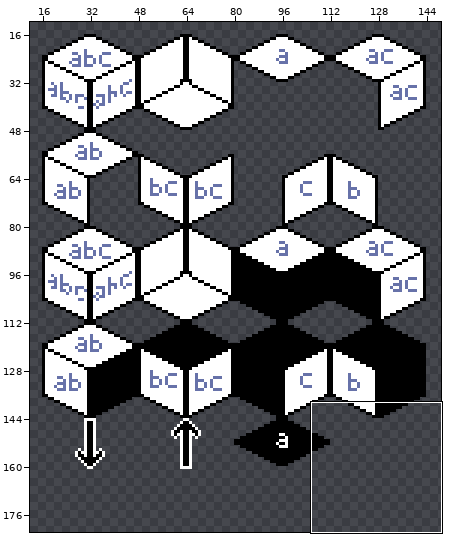
One commit to this pixel-art file: assets/tilesets/isodig-world/isodig-world.aseprite. Above: a wide view before the commit, with the close-up outlined.
Close-up. First the earlier version:
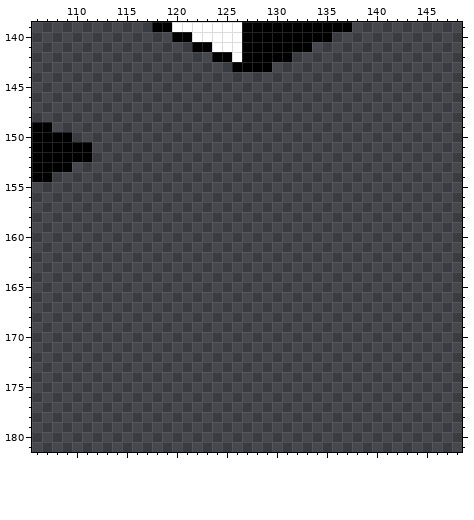
640x320 pixels, 1 frame. Shown: x 106..148, y 139..181. The wide view leaves out empty margins.
The same view after the edit:
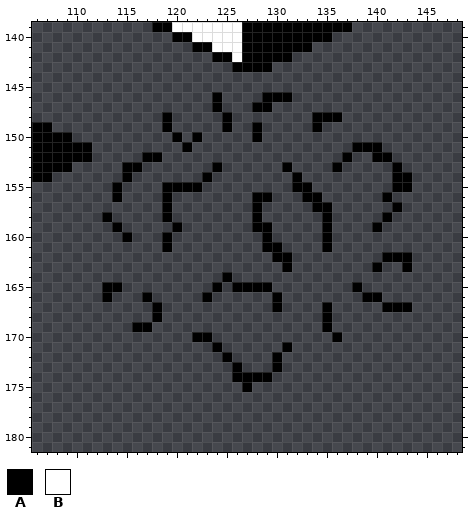
Palette (. is transparent): A #000000  B #ffffff
Change:
Layer "Layer 1":
Colour A is added in row 146 at x 124 and 129 to 131; in row 147 at x 124 and 128 to 129; in row 148 at x 119, 125 and 134 to 136; in row 149 at x 119, 125, 128 and 134; in row 150 at x 120, 122 and 128; in row 151 at x 121 and 138 to 140.
Colour A is added in row 152 at x 117 to 118, 137 and 140 to 141; in row 153 at x 115 to 116, 124, 131, 136 and 142; in row 154 at x 115, 123, 132 and 142 to 143; in row 155 at x 114, 119 to 122, 132 to 133 and 142 to 143; in row 156 at x 114, 119, 128 to 129, 133 to 134 and 141; in row 157 at x 119, 128, 134 to 135 and 142.
Colour A is added in row 158 at x 113, 119, 128, 135 and 141; in row 159 at x 114, 120, 128 to 129, 135 and 140; in row 160 at x 115, 119, 129 and 135; in row 161 at x 119, 129 to 130 and 135; in row 162 at x 130 to 131 and 141 to 143; in row 163 at x 131, 140 and 143.
Colour A is added in row 164 at x 125; in row 165 at x 113 to 114, 124, 126 to 129 and 138; in row 166 at x 113, 117, 123, 130 and 139 to 140; in row 167 at x 118, 130, 135 and 141 to 143; in row 168 at x 118 and 135; in row 169 at x 116 to 117 and 135.
Colour A is added in row 170 at x 122 to 123 and 136; in row 171 at x 124 and 131; in row 172 at x 125 and 130; in row 173 at x 126 and 130; in row 174 at x 126 to 129; in row 175 at x 127.
Where, in picture pixels (left, top, right, bottom), the same in both close-ups:
added: (102, 92, 412, 392)
